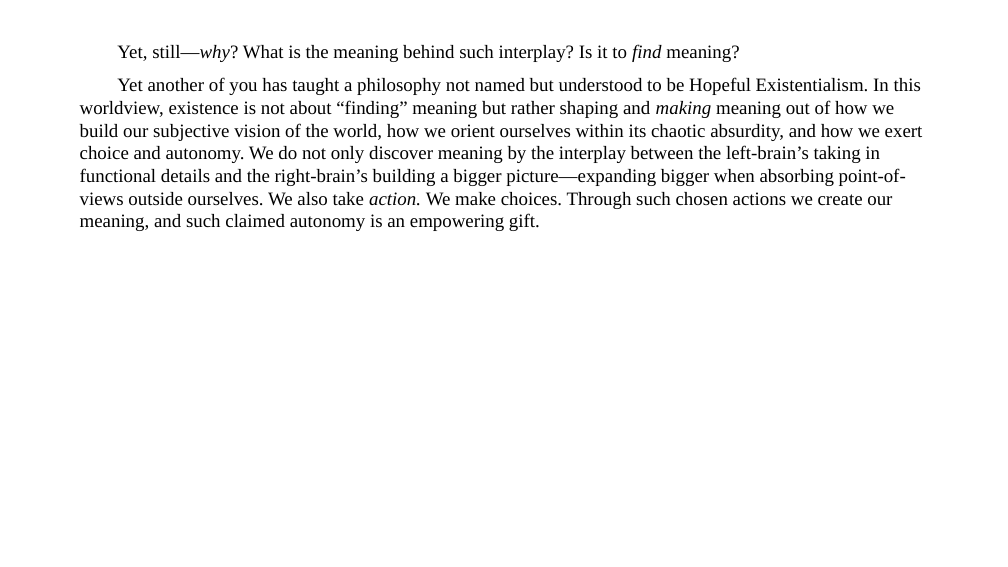
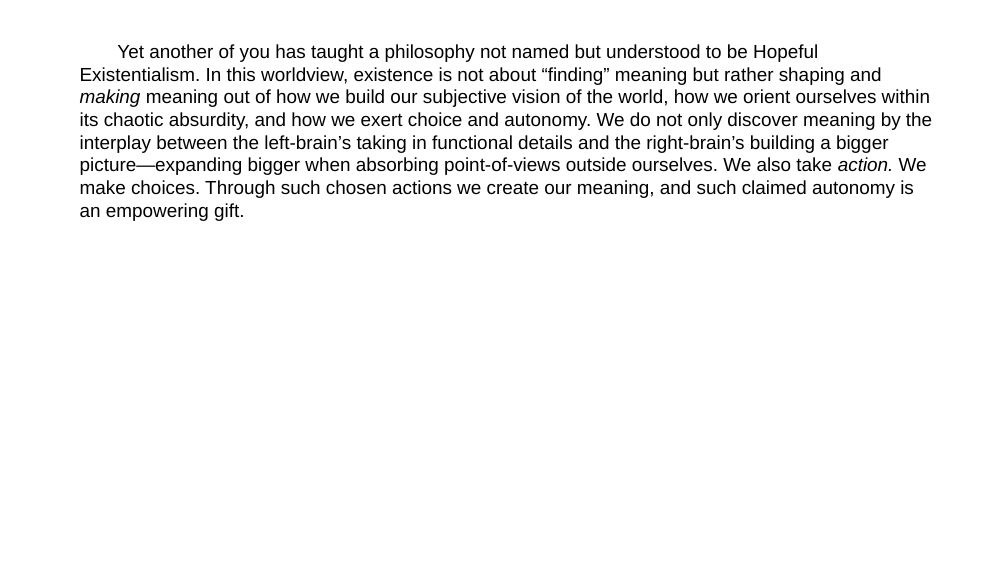
Before and after one commit to talosgl/manuscript2slides, a slide deck: slide 51 of src/manuscript2slides/resources/sample_slides_output.pptx (slide 18 before the commit). Drawn at 1008x567 pixels with LibreOffice and Linux fonts; fonts in the diff are those of the drawing. Boxes give left, top, right and bottom in pixels: in the first picture for what was removed or moved away, otherwise in the second. Text is boxed around its words. In the diff, an @@ line names an element or a change of style, - is before the commit and + after.

```diff
--- a/src/manuscript2slides/resources/sample_slides_output.pptx
+++ b/src/manuscript2slides/resources/sample_slides_output.pptx
@@ text "Yet another of you has ..." at (80,44,932,221): font Times New Roman to Arial @@
@@ text at (117,44,739,62): paragraph removed @@
-Yet, still—why? What is the meaning behind such interplay? Is it to find meaning?
```
Also in this commit, not shown: 22 other slides changed, 56 slides added.
